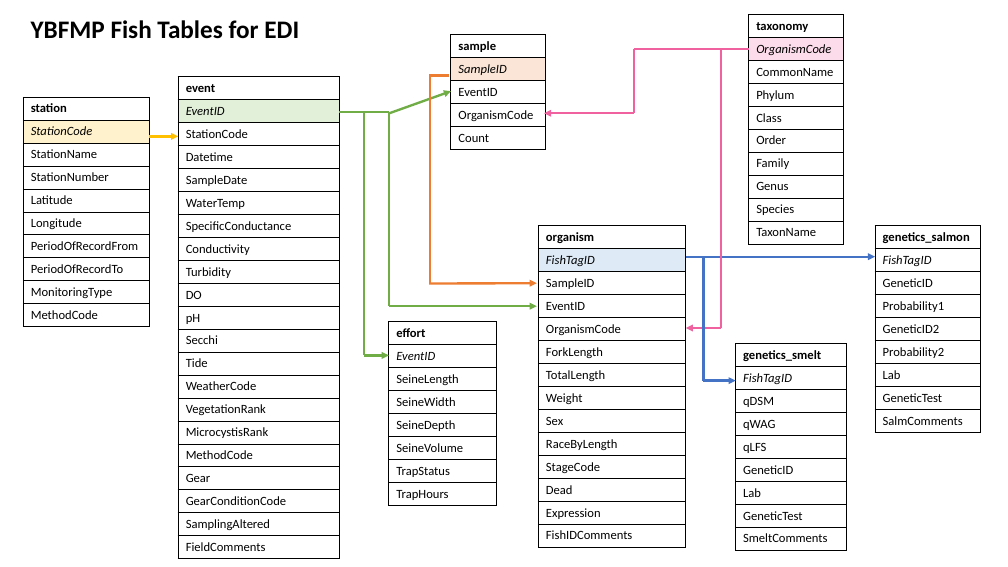
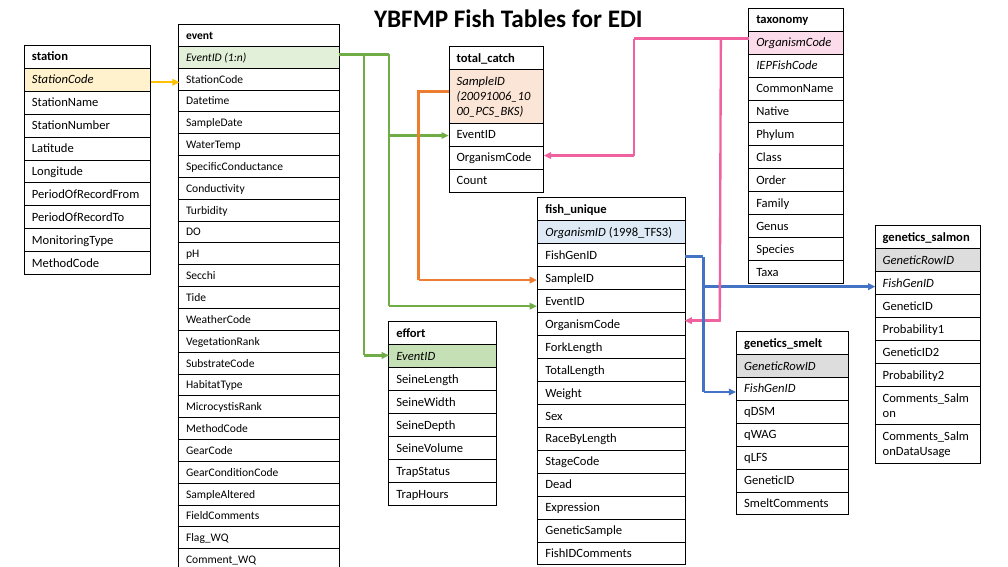
Before and after one commit to lvanceDWR/Test-Fish, a slide deck: slide 2 of metadata/Fish_Workflow_Tables.pptx. Drawn at 1008x567 pixels with LibreOffice and Linux fonts; fonts in the diff are those of the drawing. Boxes give left, top, right and bottom in pixels: in the first picture for what was removed or moved away, otherwise in the second. Text is boxed around its words. In the diff, an @@ line names an element or a change of style, - is before the commit and + after.

Commit message:
Fish table structure

```diff
--- a/metadata/Fish_Workflow_Tables.pptx
+++ b/metadata/Fish_Workflow_Tables.pptx
@@ table at (x1=178, y1=24, x2=340, y2=567) @@
-row 2, column 1: EventID
+row 2, column 1: EventID (1:n)
+row 16: SubstrateCode
+row 17: HabitatType
-row 20, column 1: Gear
+row 20, column 1: GearCode
-row 22, column 1: SamplingAltered
+row 22, column 1: SampleAltered
+row 24: Flag_WQ
+row 25: Comment_WQ
@@ table resized from (x1=178, y1=77, x2=340, y2=555) to (x1=178, y1=24, x2=340, y2=567) @@
@@ text "YBFMP Fish Tables for EDI" moved from (x1=31, y1=20, x2=299, y2=39) to (x1=374, y1=9, x2=643, y2=28) @@
@@ table at (x1=749, y1=8, x2=843, y2=281) @@
+row 3: IEPFishCode
+row 5: Native
-row 12, column 1: TaxonName
+row 12, column 1: Taxa
@@ table resized from (x1=749, y1=14, x2=843, y2=241) to (x1=749, y1=8, x2=843, y2=281) @@
@@ table moved from (x1=23, y1=98, x2=150, y2=324) to (x1=24, y1=45, x2=150, y2=272) @@
@@ line moved from (340, 112) - (389, 112) to (340, 54) - (389, 54) @@
@@ line moved from (364, 113) - (364, 355) to (364, 54) - (364, 355) @@
@@ line moved from (389, 112) - (389, 306) to (389, 54) - (389, 306) @@
@@ table at (x1=449, y1=47, x2=544, y2=191) @@
-row 1, column 1: sample
+row 1, column 1: total_catch
-row 2, column 1: SampleID
+row 2, column 1: SampleID (20091006_1000_PCS_BKS)
@@ table resized from (x1=451, y1=35, x2=545, y2=148) to (x1=449, y1=47, x2=544, y2=191) @@
@@ line moved from (634, 49) - (749, 49) to (634, 39) - (749, 39) @@
@@ line moved from (634, 49) - (634, 113) to (634, 39) - (634, 156) @@
@@ line moved from (721, 49) - (721, 328) to (721, 39) - (720, 322) @@
@@ arrow moved from (150, 136) - (178, 136) to (150, 82) - (179, 82) @@
@@ line moved from (449, 76) - (430, 76) to (417, 91) - (448, 91) @@
@@ line moved from (430, 77) - (430, 284) to (419, 90) - (419, 280) @@
@@ arrow moved from (389, 113) - (451, 91) to (389, 135) - (448, 135) @@
@@ arrow moved from (634, 113) - (544, 113) to (634, 156) - (544, 156) @@
@@ table at (x1=538, y1=198, x2=685, y2=561) @@
-row 1: organism
-row 2: FishTagID
+row 1: fish_unique
+row 2: OrganismID (1998_TFS3)
+row 3: FishGenID
+row 15: GeneticSample
@@ table resized from (x1=538, y1=226, x2=686, y2=544) to (x1=538, y1=198, x2=685, y2=561) @@
@@ table at (x1=876, y1=226, x2=982, y2=461) @@
-row 2: FishTagID
+row 2: GeneticRowID
+row 3: FishGenID
-row 7: Lab
-row 8: GeneticTest
-row 9: SalmComments
+row 8: Comments_Salmon
+row 9: Comments_SalmonDataUsage
@@ fill none to #DDDDDD in row 2, column 1 @@
@@ line added from (704, 256) to (685, 256), #4472C4 2.25 pt @@
@@ line moved from (703, 257) - (703, 381) to (704, 256) - (704, 392) @@
@@ arrow moved from (430, 284) - (537, 284) to (419, 280) - (537, 280) @@
@@ arrow moved from (686, 257) - (876, 257) to (704, 287) - (876, 287) @@
@@ table at (x1=389, y1=322, x2=497, y2=504) @@
@@ fill none to #C5E0B4 in row 2, column 1 @@
@@ arrow moved from (721, 328) - (686, 328) to (720, 321) - (685, 321) @@
@@ table at (x1=737, y1=331, x2=848, y2=513) @@
-row 2: FishTagID
+row 2: GeneticRowID
+row 3: FishGenID
-row 7: Lab
-row 8: GeneticTest
@@ table resized from (x1=736, y1=344, x2=847, y2=548) to (x1=737, y1=331, x2=848, y2=513) @@
@@ arrow moved from (703, 381) - (736, 381) to (704, 392) - (736, 392) @@
```
Also in this commit, not shown: 1 other slide changed.
